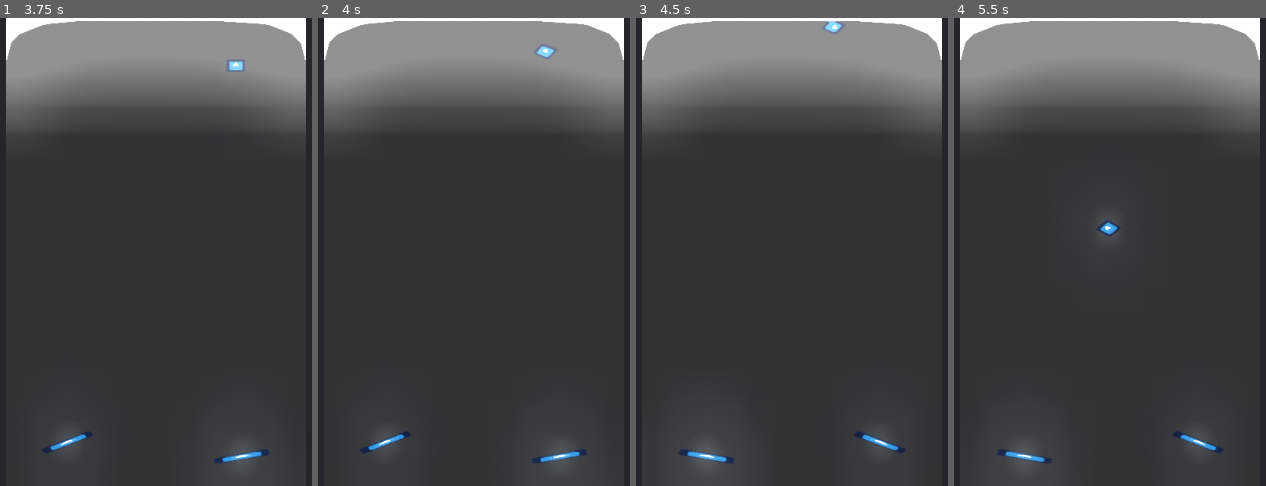
Above: before the commit, frames 1-4 (left to right).
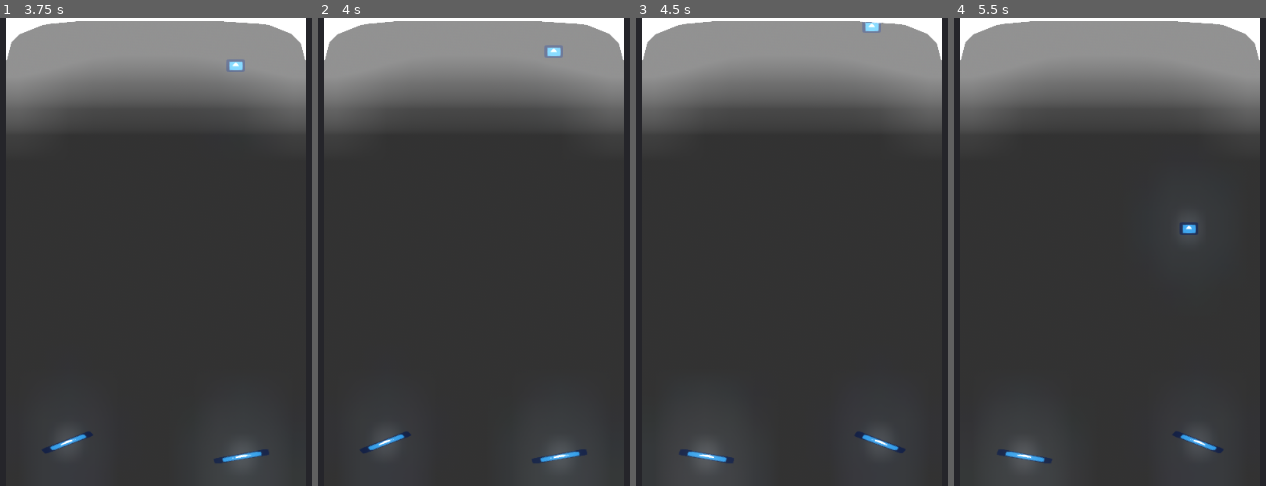
Above: after the commit, the same moments.

Repository: RogerRandomDev/pinball
Game: Godot game, scene res://game.tscn
The game is run twice, just before and just after one commit, with the same random seed, the same clock (stepped at 60 frames per second) and the same inputs. The engine's default icon, where the game draws it, is replaced by a stand-in: a white triangle on a blue panel in a dark square.
Inputs:
- Up to frame 1 (3.75 s): tap Enter at 0.5 s; hold Right (ui_right) 0.53-2.03 s; tap Space at 0.77, 1.52, 3.02 s; hold Left (ui_left) from 2.03 s (still down)
- Up to frame 2 (4 s): keep holding Left (ui_left); tap Space at 3.77 s
- Up to frame 3 (4.5 s): tap Space at 4.25 s; release Left (ui_left) at 4.28 s; hold Right (ui_right) from 4.28 s (still down)
- Up to frame 4 (5.5 s): keep holding Right (ui_right); tap Space at 4.52 s

Frame 1 is identical in both runs. In frame 2, 0.2% of the frame differs, in the area x 69-79%, y 5-9%; in frame 3, 0.3%; in frame 4, 0.6%, in the area x 45-79%, y 42-48%.

Commit message:
Add files via upload

Diff:
--- a/pinball/Ball.gd
+++ b/pinball/Ball.gd
@@ -26,7 +26,9 @@
 	if body.is_in_group("Paddle"):
 		body.has_ball=true
 		body.ball = self
-		if body.target_angle!=body.rotation_degrees:apply_central_impulse(body.paddle_force*int(body.is_active&&abs(body.rotation_degrees-body.target_angle)>1)*(1/body.get_tip().distance_to(position))*32)
+		if body.target_angle!=body.rotation_degrees:apply_central_impulse(
+			(body.paddle_force*int(body.is_active&&abs(body.rotation_degrees-body.target_angle)>1)*(1/body.get_tip().distance_to(position))*32).rotated(body.rotation)
+			)
 
 func _input(_event):
 	if Input.is_key_pressed(KEY_SPACE):
@@ -37,3 +39,7 @@
 	if body.is_in_group("Paddle"):
 		body.has_ball=false
 		body.ball = null
+
+
+func _on_check_area_entered(area):
+	if !area.get_parent().is_in_group("Interaction"):return
--- a/pinball/Ball.tscn
+++ b/pinball/Ball.tscn
@@ -33,5 +33,6 @@
 scale = Vector2( 0.5, 0.5 )
 texture = ExtResource( 2 )
 
+[connection signal="area_entered" from="check" to="." method="_on_check_area_entered"]
 [connection signal="body_entered" from="check" to="." method="_on_check_body_entered"]
 [connection signal="body_exited" from="check" to="." method="_on_check_body_exited"]
--- a/pinball/game.tscn
+++ b/pinball/game.tscn
@@ -44,10 +44,12 @@
 [node name="Viewport" type="Viewport" parent="0/M"]
 size = Vector2( 384, 600 )
 world = SubResource( 2 )
+handle_input_locally = false
 msaa = 4
 fxaa = true
 debanding = true
 usage = 0
+render_target_update_mode = 3
 
 [node name="Node2D" parent="0/M/Viewport" instance=ExtResource( 1 )]
 
--- a/pinball/paddle.gd
+++ b/pinball/paddle.gd
@@ -19,7 +19,7 @@
 	if Input.is_action_just_pressed("ui_left")&&!paddle_side:
 		is_active = true
 		if ball!=null:
-			ball.apply_central_impulse(paddle_force*(1/get_tip().distance_to(ball.position))*32)
+			ball.apply_central_impulse(paddle_force*(1/get_tip().distance_to(ball.position))*32).rotated(rotation)
 		target_angle = -30
 	if Input.is_action_just_released("ui_left")&&!paddle_side:
 		target_angle= 15
@@ -27,7 +27,7 @@
 	if Input.is_action_just_pressed("ui_right")&&paddle_side:
 		is_active = true
 		if ball!=null:
-			ball.apply_central_impulse(paddle_force*(1/get_tip().distance_to(ball.position))*32)
+			ball.apply_central_impulse(paddle_force*(1/get_tip().distance_to(ball.position))*32).rotated(rotation)
 		target_angle = 30
 	if Input.is_action_just_released("ui_right")&&paddle_side:
 		target_angle= -15
